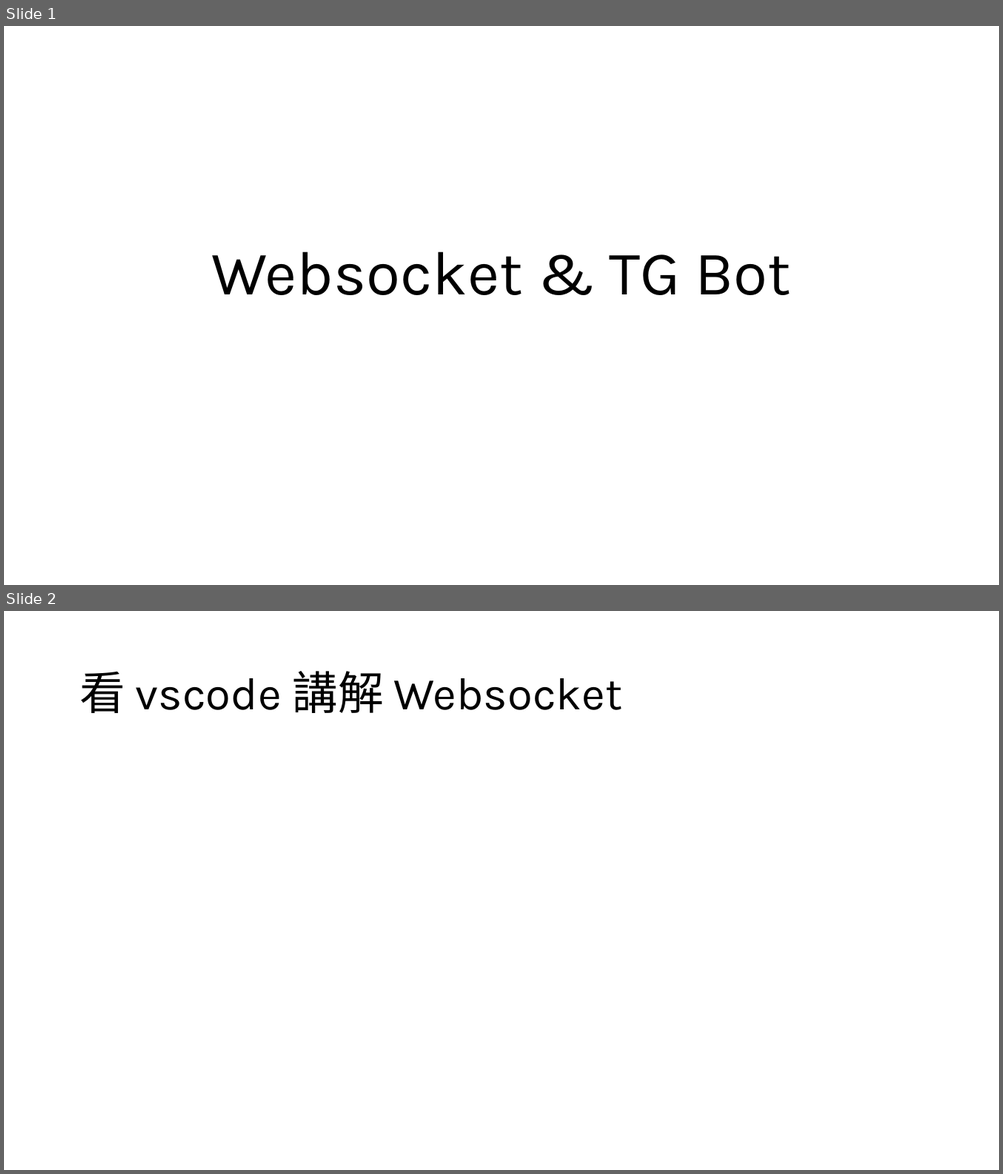
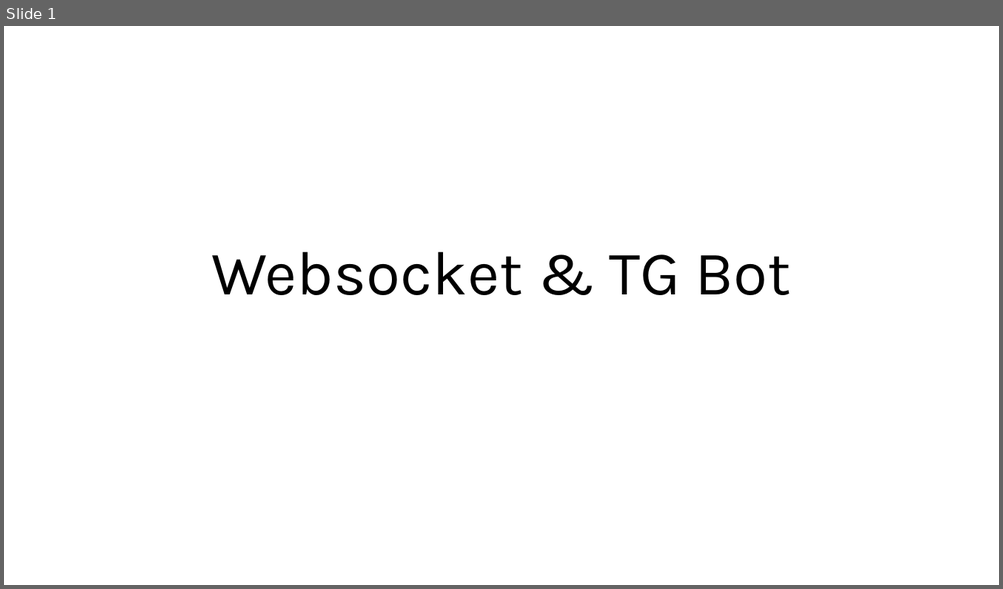
Before and after one commit to es-zx/2025-creative-iot, a slide deck: 3_websocket_tgbot.pptx. Shown one above the other, each under a label of ours: slides 1 and 2 before the commit, slide 1 after it. The pictures are 1003x1174 and 1003x589 pixels, drawn with LibreOffice and Linux fonts; fonts in the diff are those of the drawing. Boxes give left, top, right and bottom in pixels: in the first picture for what was removed or moved away, otherwise in the second. Text is boxed around its words. In the diff, an @@ line names an element or a change of style, - is before the commit and + after.

Commit message:
20250726

```diff
--- a/3_websocket_tgbot.pptx
+++ b/3_websocket_tgbot.pptx
@@ slide 2 removed at box(4, 611, 999, 1170), background #FFFFFF @@
@@ title removed at box(79, 671, 622, 713) @@
-看 vscode 講解 Websocket
```
Also in this commit, not shown: 1 slide added.
